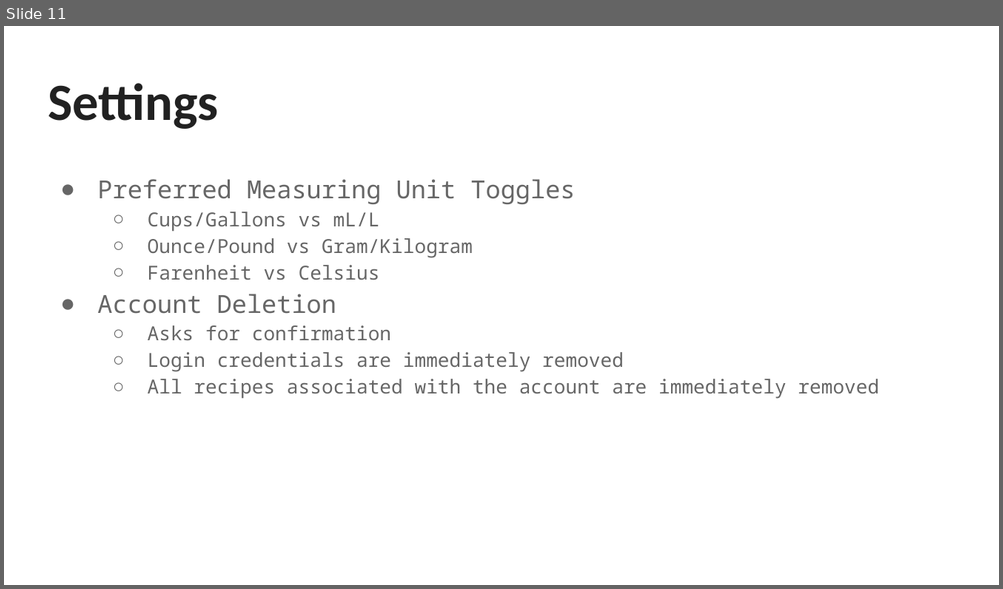
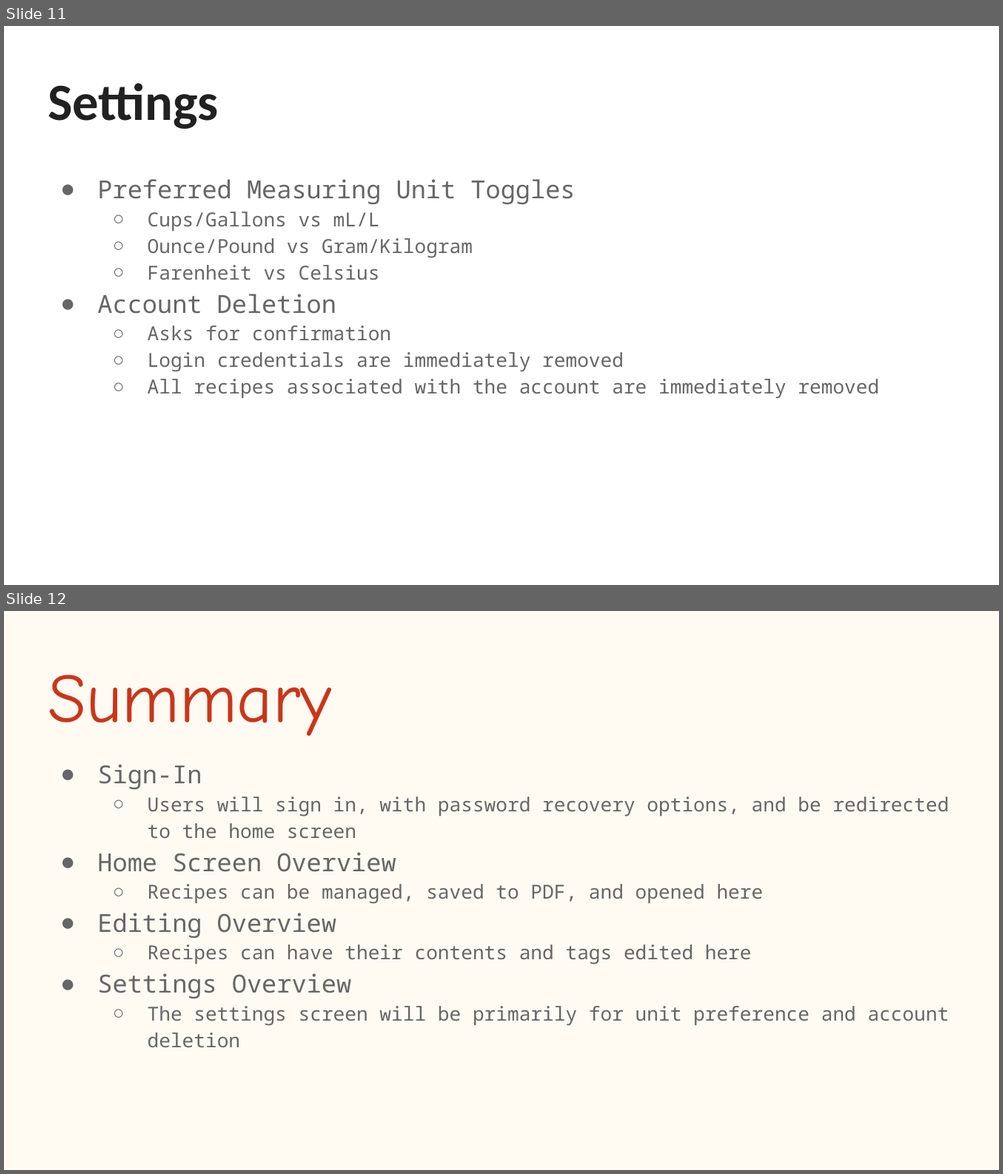
Before and after one commit to ncmaynard03/recipe-app, a slide deck: documents/Team 2 Requirements Presentation.pptx. Shown one above the other, each under a label of ours: slide 11 before the commit, slides 11 and 12 after it. The pictures are 1003x589 and 1003x1174 pixels, drawn with LibreOffice and Linux fonts; fonts in the diff are those of the drawing. Boxes give left, top, right and bottom in pixels: in the first picture for what was removed or moved away, otherwise in the second. Text is boxed around its words. In the diff, an @@ line names an element or a change of style, - is before the commit and + after.

Commit message:
Added summary screen

```diff
--- a/documents/Team 2 Requirements Presentation.pptx
+++ b/documents/Team 2 Requirements Presentation.pptx
@@ slide 12 added at [4,611,999,1170], background #FFFBF3 @@
@@ title added at [48,675,332,736], 50.4 pt, text #CA3619 @@
+Summary
@@ text added at [97,764,949,1048], 14 pt, text #666666 @@
+● Sign-In
+  ○ Users will sign in, with password recovery options, and be redirected to the home screen
+● Home Screen Overview
+  ○ Recipes can be managed, saved to PDF, and opened here
+● Editing Overview
+  ○ Recipes can have their contents and tags edited here
+● Settings Overview
+  ○ The settings screen will be primarily for unit preference and account deletion
```
Also in this commit, not shown: 3 slides changed.
